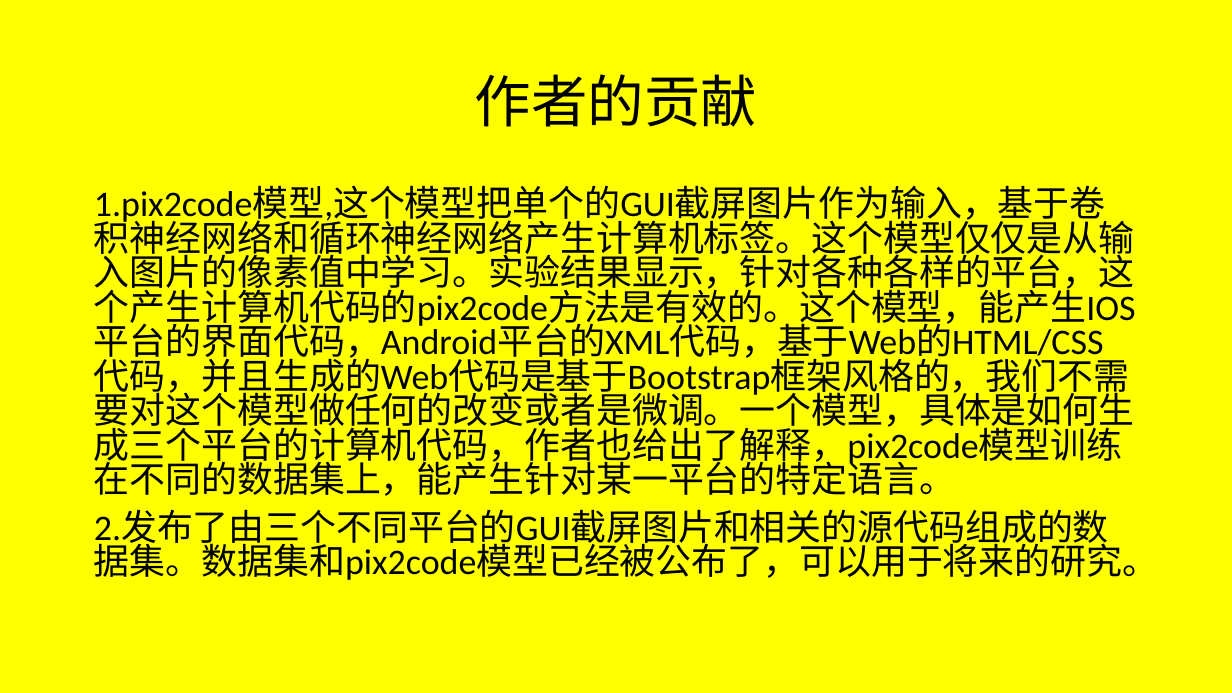
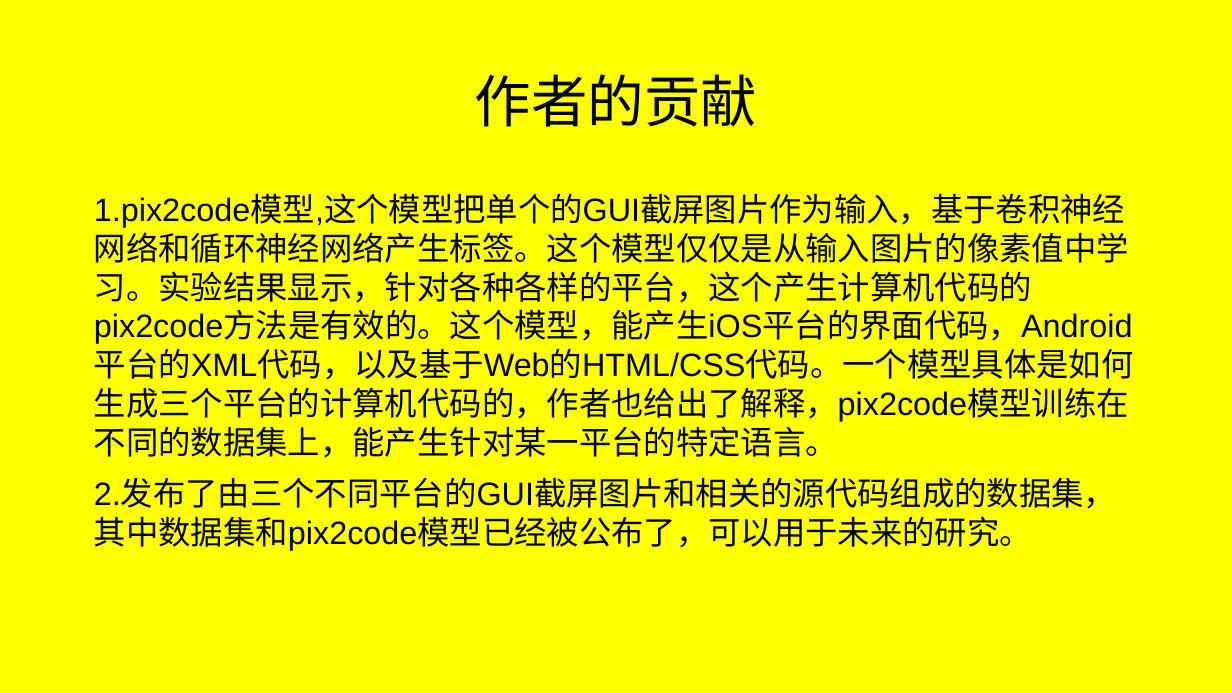
Before and after one commit to JFBabyHorse/learngit-and-BWESE, a slide deck: slide 3 of pix2code学习.pptx. Drawn at 1232x693 pixels with LibreOffice and Linux fonts; fonts in the diff are those of the drawing. Boxes give left, top, right and bottom in pixels: in the first picture for what was removed or moved away, otherwise in the second. Text is boxed around its words. In the diff, an @@ line names an element or a change of style, - is before the commit and + after.

```diff
--- a/pix2code学习.pptx
+++ b/pix2code学习.pptx
@@ text at box(94, 195, 1134, 551): text changed; size 28 to 25.2 pt; font Calibri to Arial @@
-1.pix2code模型,这个模型把单个的GUI截屏图片作为输入，基于卷积神经网络和循环神经网络产生计算机标签。这个模型仅仅是从输入图片的像素值中学习。实验结果显示，针对各种各样的平台，这个产生计算机代码的pix2code方法是有效的。这个模型，能产生IOS平台的界面代码，Android平台的XML代码，基于Web的HTML/CSS代码，并且生成的Web代码是基于Bootstrap框架风格的，我们不需要对这个模型做任何的改变或者是微调。一个模型，具体是如何生成三个平台的计算机代码，作者也给出了解释，pix2code模型训练在不同的数据集上，能产生针对某一平台的特定语言。
-2.发布了由三个不同平台的GUI截屏图片和相关的源代码组成的数据集。数据集和pix2code模型已经被公布了，可以用于将来的研究。
+1.pix2code模型,这个模型把单个的GUI截屏图片作为输入，基于卷积神经网络和循环神经网络产生标签。这个模型仅仅是从输入图片的像素值中学习。实验结果显示，针对各种各样的平台，这个产生计算机代码的pix2code方法是有效的。这个模型，能产生iOS平台的界面代码，Android平台的XML代码，以及基于Web的HTML/CSS代码。一个模型具体是如何生成三个平台的计算机代码的，作者也给出了解释，pix2code模型训练在不同的数据集上，能产生针对某一平台的特定语言。
+2.发布了由三个不同平台的GUI截屏图片和相关的源代码组成的数据集，其中数据集和pix2code模型已经被公布了，可以用于未来的研究。
```
Also in this commit, not shown: 8 other slides changed, 1 slide removed.
